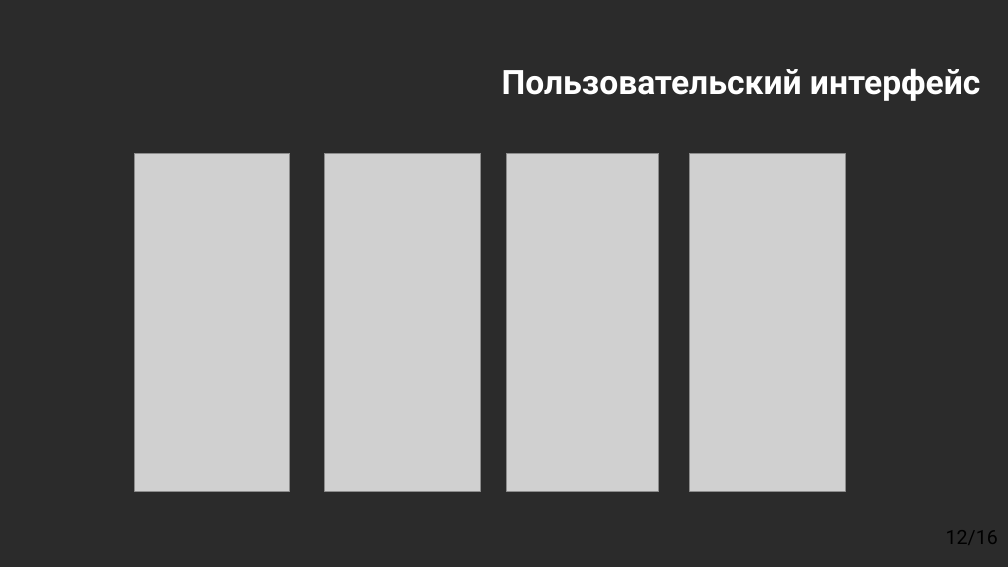
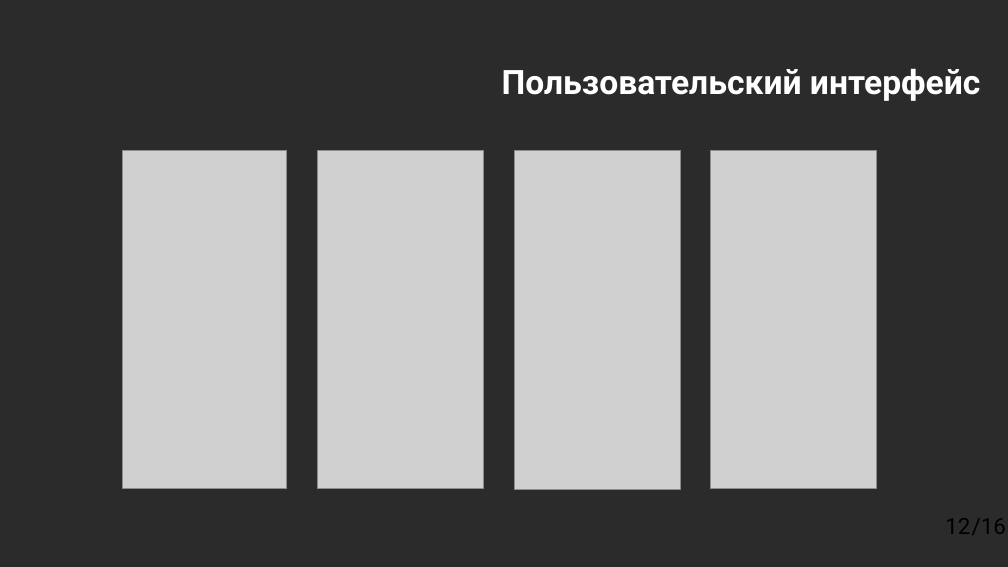
Before and after one commit to BRKot/DiplomGit, a slide deck: slide 12 of Пантелеевы Артём.pptx. Drawn at 1008x567 pixels with LibreOffice and Linux fonts; fonts in the diff are those of the drawing; grey boxes stand for pictures; background and template pictures are left out; a plain dark background stands for a picture behind light text. Boxes give left, top, right and bottom in pixels: in the first picture for what was removed or moved away, otherwise in the second. Text is boxed around its words. In the diff, an @@ line names an element or a change of style, - is before the commit and + after.

```diff
--- a/Пантелеевы Артём.pptx
+++ b/Пантелеевы Артём.pptx
@@ picture: place and size @@
-picture at <box>135,153,290,492</box>
+picture at <box>123,150,287,489</box>
@@ picture: place and size @@
-picture at <box>325,153,481,492</box>
+picture at <box>318,150,484,489</box>
@@ picture: place and size @@
-picture at <box>506,153,658,492</box>
+picture at <box>514,150,680,489</box>
@@ picture: place and size @@
-picture at <box>689,153,845,492</box>
+picture at <box>711,150,876,489</box>
@@ text "/16" at <box>945,518,1005,535</box>: vertical alignment top to middle @@
@@ text at <box>945,518,1005,535</box>: text changed; size 14 to 16 pt @@
-12/16
+/16
@@ page number added at <box>945,518,1005,535</box>, 16 pt, text #000000 @@
+12
```
Also in this commit, not shown: 15 other slides changed, 14 other files.
